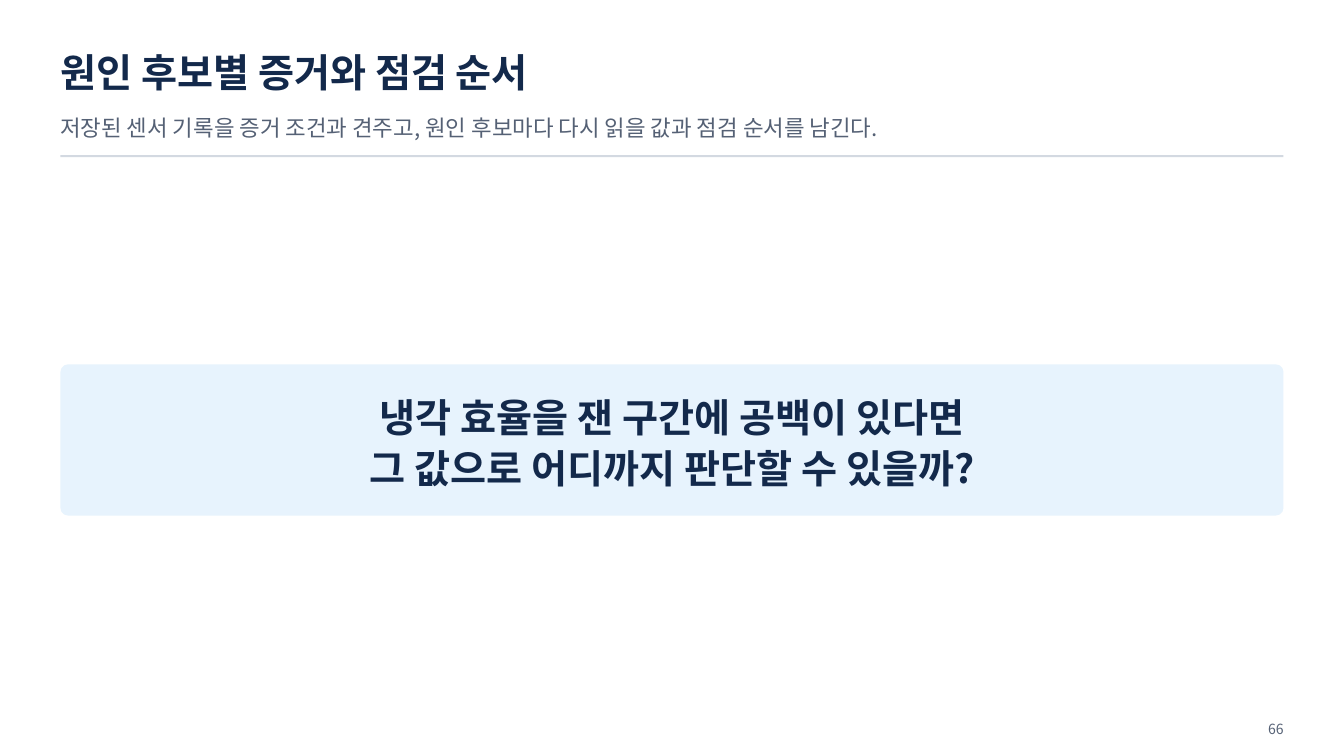
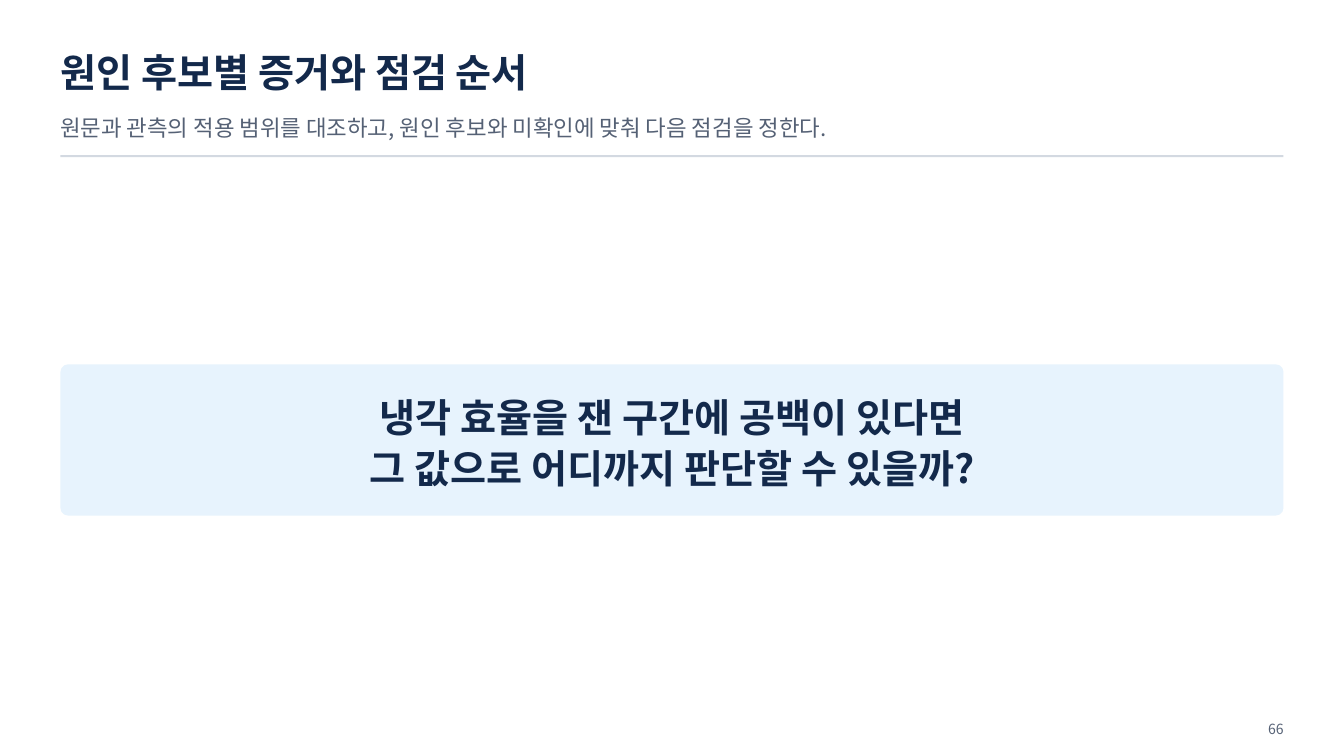
Before and after one commit to uengine-oss/hyd-iot-edu, a slide deck: slide 66 of workspace/강의제작/산출물/통합반/이론/05회차/통합반_05일차.pptx. Drawn at 1344x756 pixels with LibreOffice and Linux fonts; fonts in the diff are those of the drawing. Boxes give left, top, right and bottom in pixels: in the first picture for what was removed or moved away, otherwise in the second. Text is boxed around its words. In the diff, an @@ line names an element or a change of style, - is before the commit and + after.

Commit message:
통합 5회차 원인 점검 랩 소개를 기능별 실행으로 맞춤

```diff
--- a/workspace/강의제작/산출물/통합반/이론/05회차/통합반_05일차.pptx
+++ b/workspace/강의제작/산출물/통합반/이론/05회차/통합반_05일차.pptx
@@ text at <box>60,117,827,140</box>: text changed @@
-저장된 센서 기록을 증거 조건과 견주고, 원인 후보마다 다시 읽을 값과 점검 순서를 남긴다.
+원문과 관측의 적용 범위를 대조하고, 원인 후보와 미확인에 맞춰 다음 점검을 정한다.
```
Also in this commit, not shown: 1 other slide changed, 2 other files.
